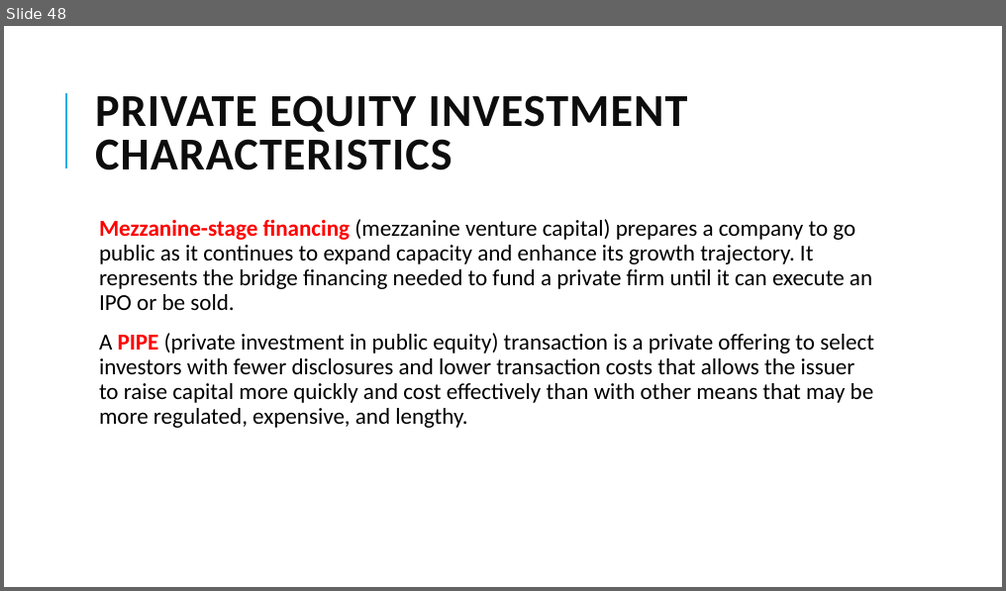
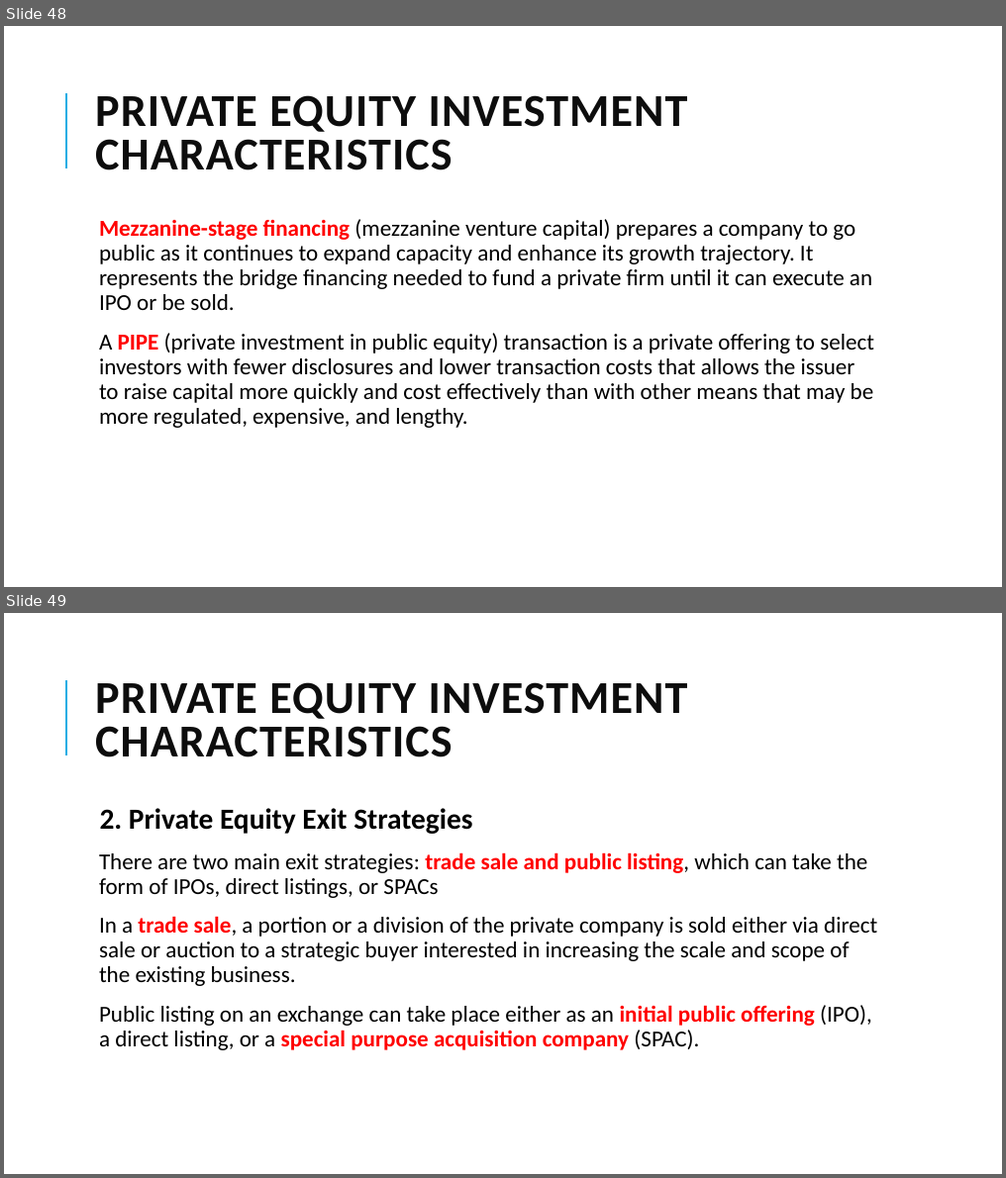
Before and after one commit to Isco0530/data, a slide deck: 2024Alternative.pptx. Shown one above the other, each under a label of ours: slide 48 before the commit, slides 48 and 49 after it. The pictures are 1006x591 and 1006x1178 pixels, drawn with LibreOffice and Linux fonts; fonts in the diff are those of the drawing. Boxes give left, top, right and bottom in pixels: in the first picture for what was removed or moved away, otherwise in the second. Text is boxed around its words. In the diff, an @@ line names an element or a change of style, - is before the commit and + after.

```diff
--- a/2024Alternative.pptx
+++ b/2024Alternative.pptx
@@ slide 49 added at bbox=[4, 613, 1002, 1174], background #FFFFFF; not listed: 1 template element that a slide beside it also shows @@
@@ title added at bbox=[95, 682, 688, 758], 44 pt, text #0D0D0D, bold @@
+PRIVATE EQUITY INVESTMENT CHARACTERISTICS
@@ text added at bbox=[99, 808, 877, 1051], 22 pt, text #000000 @@
+  2. Private Equity Exit Strategies
+  There are two main exit strategies: trade sale and public listing, which can take the form of IPOs, direct listings, or SPACs
+  In a trade sale, a portion or a division of the private company is sold either via direct sale or auction to a strategic buyer interested in increasing the scale and scope of the existing business.
+  Public listing on an exchange can take place either as an initial public offering (IPO), a direct listing, or a special purpose acquisition company (SPAC).
```
Also in this commit, not shown: 3 other slides added.
